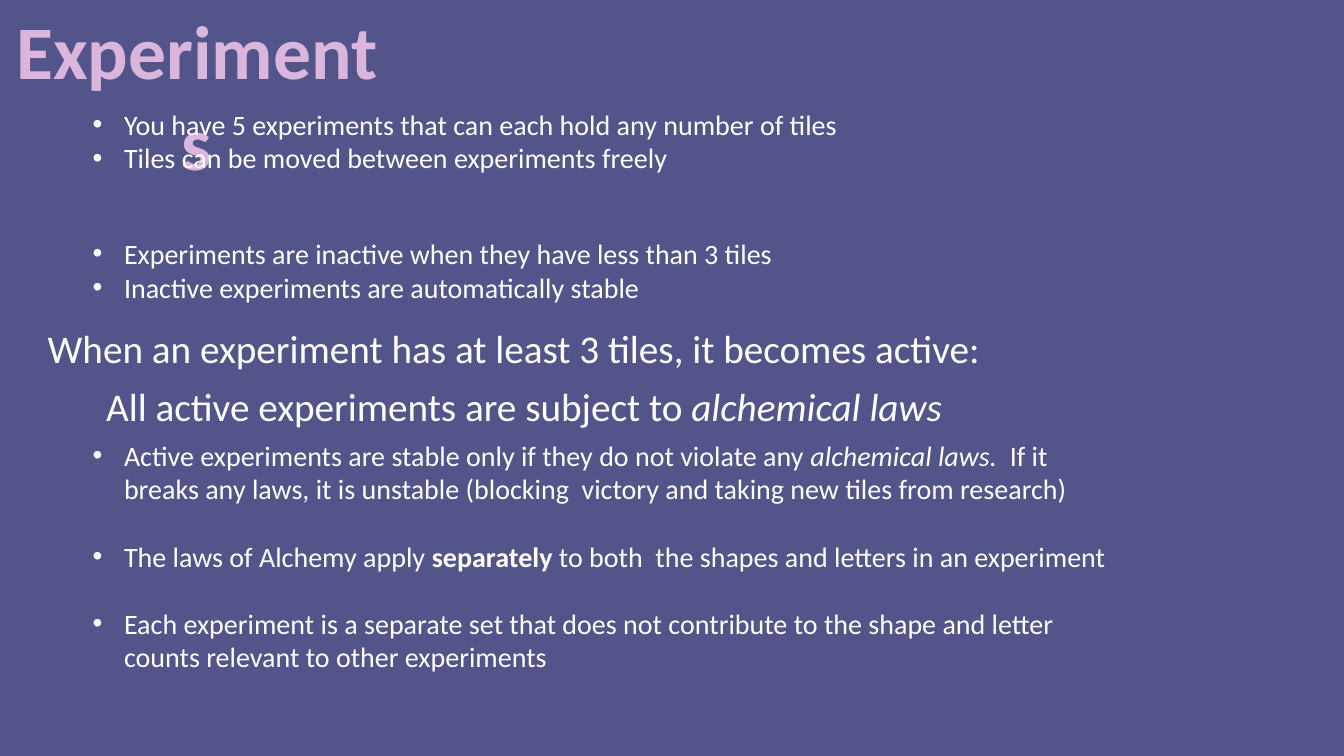
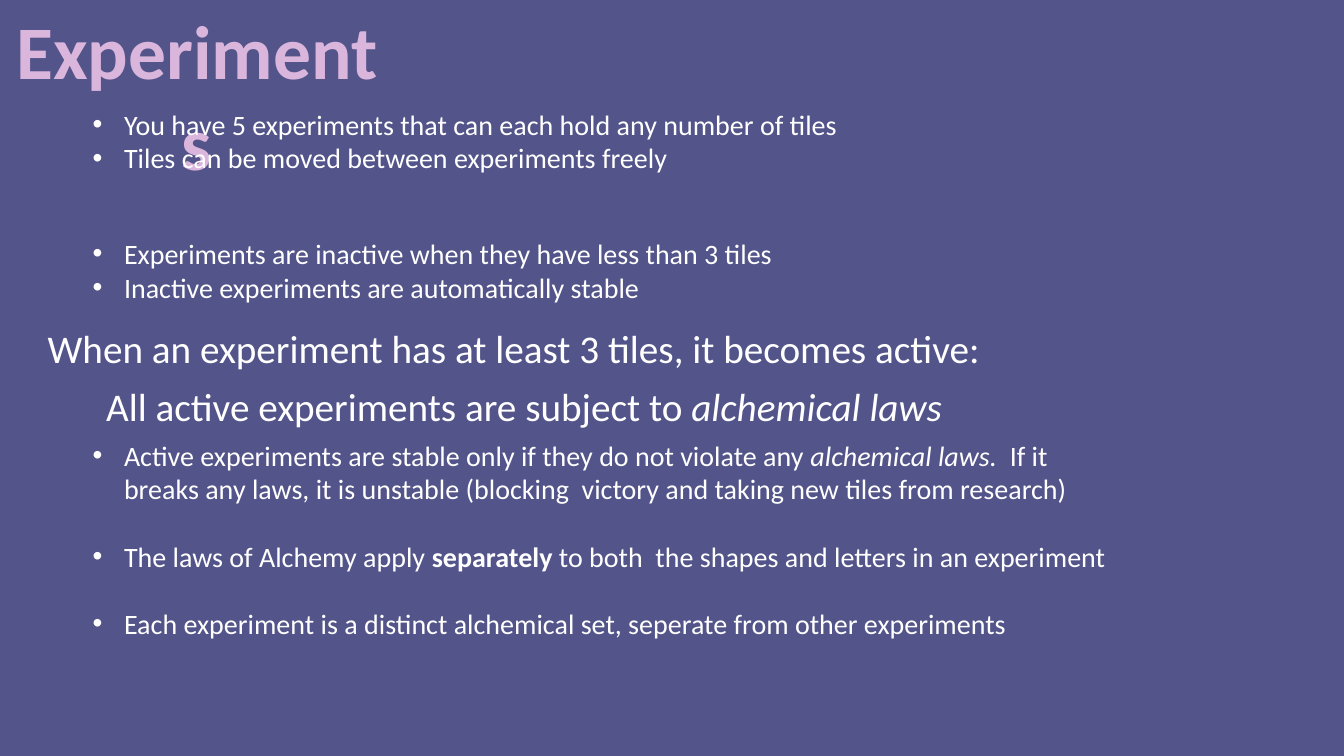
Before and after one commit to ninjacreeper47/Meriam-s-Trial, a slide deck: slide 4 of Assets/How to Play/Instructions.pptx. Drawn at 1344x756 pixels with LibreOffice and Linux fonts; fonts in the diff are those of the drawing. Boxes give left, top, right and bottom in pixels: in the first picture for what was removed or moved away, otherwise in the second. Text is boxed around its words. In the diff, an @@ line names an element or a change of style, - is before the commit and + after.

```diff
--- a/Assets/How to Play/Instructions.pptx
+++ b/Assets/How to Play/Instructions.pptx
@@ text at [124,614,1006,639]: text changed @@
-• Each experiment is a separate set that does not contribute to the shape and letter counts relevant to other experiments
+• Each experiment is a distinct alchemical set, seperate from other experiments
```
Also in this commit, not shown: 2 slides removed, 8 other files.
